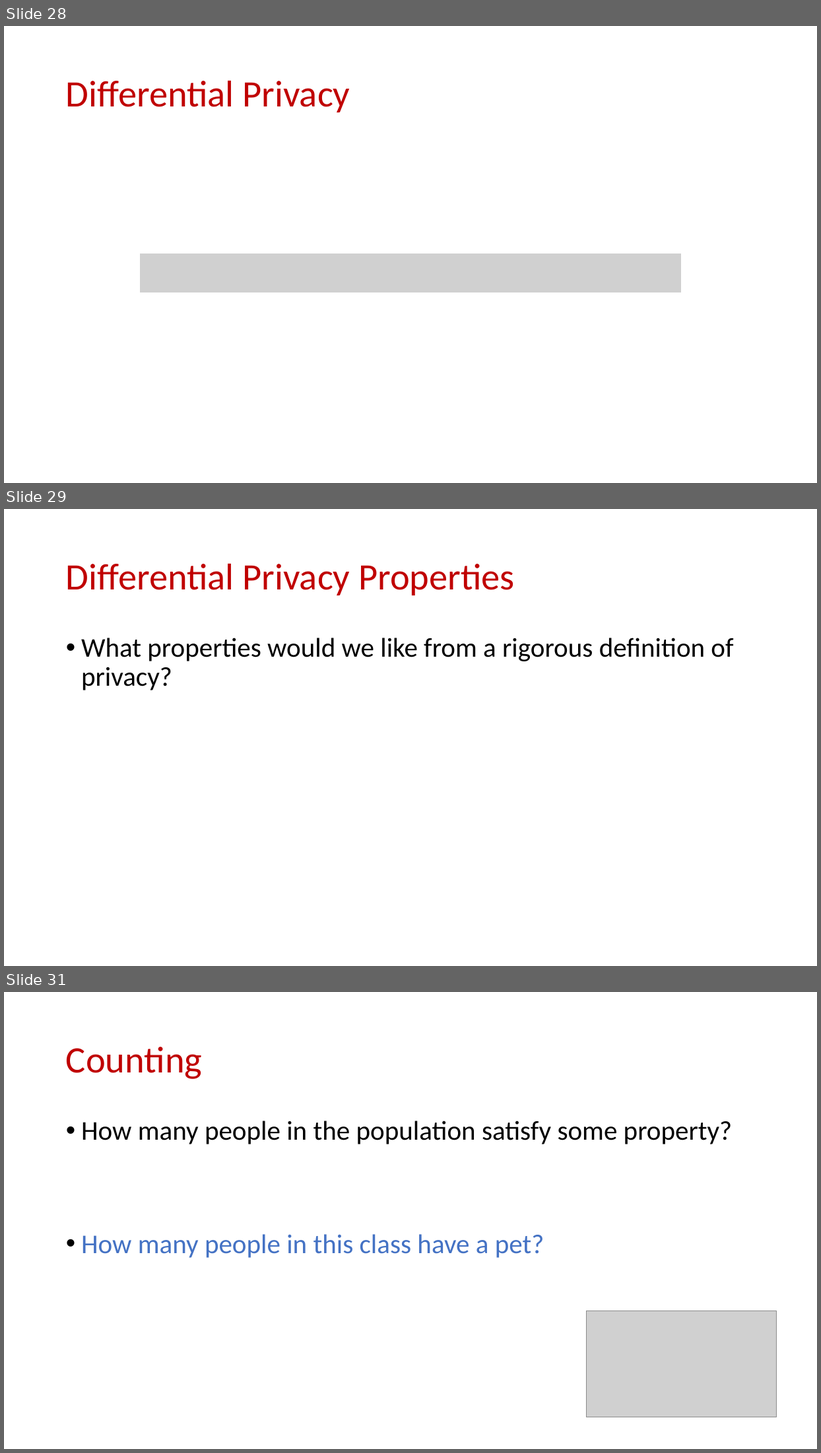
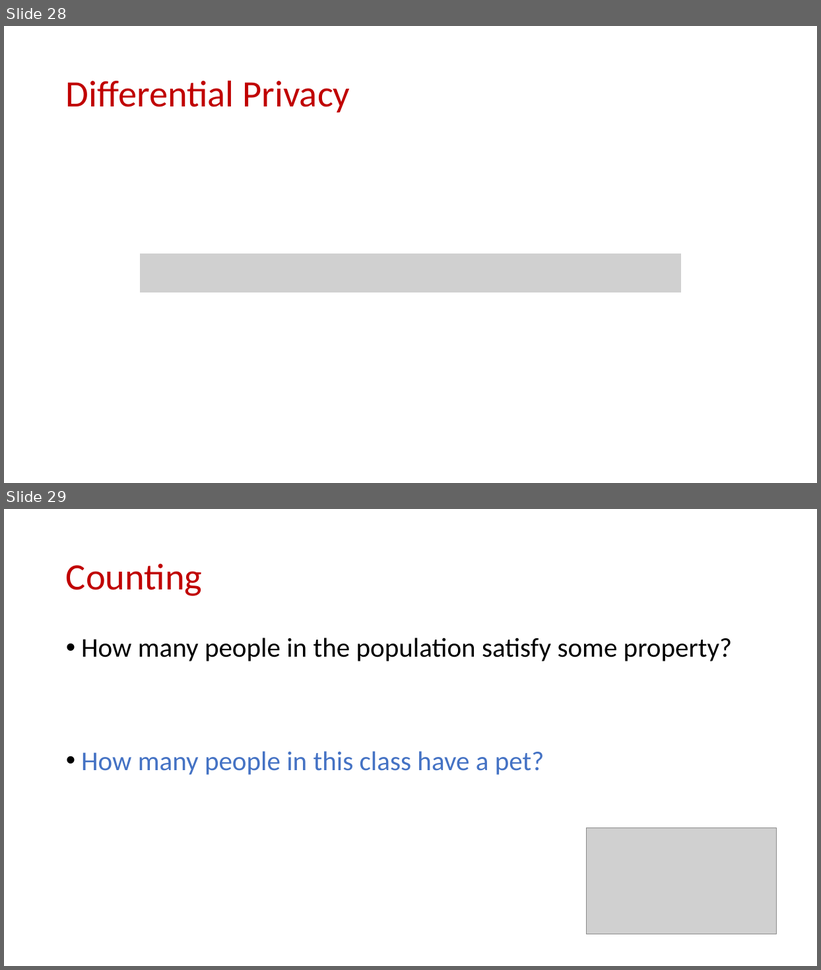
Before and after one commit to samsonzhou/samsonzhou.github.io, a slide deck: CSCE658-S24/L19.pptx. Shown one above the other, each under a label of ours: slides 28, 29 and 31 before the commit, slides 28 and 29 after it; the slides between them are not shown. The pictures are 821x1453 and 821x970 pixels, drawn with LibreOffice and Linux fonts; fonts in the diff are those of the drawing; grey boxes stand for pictures. Boxes give left, top, right and bottom in pixels: in the first picture for what was removed or moved away, otherwise in the second. Text is boxed around its words. In the diff, an @@ line names an element or a change of style, - is before the commit and + after.

```diff
--- a/CSCE658-S24/L19.pptx
+++ b/CSCE658-S24/L19.pptx
@@ slide 29 removed at bbox=[4, 509, 817, 966], background #FFFFFF @@
@@ title removed at bbox=[66, 563, 515, 595] @@
-Differential Privacy Properties
@@ text removed at bbox=[81, 638, 733, 691] @@
-• What properties would we like from a rigorous definition of privacy?
@@ what was slide 31 is now slide 29 @@
```
Also in this commit, not shown: 10 other slides removed, 1 other file.
